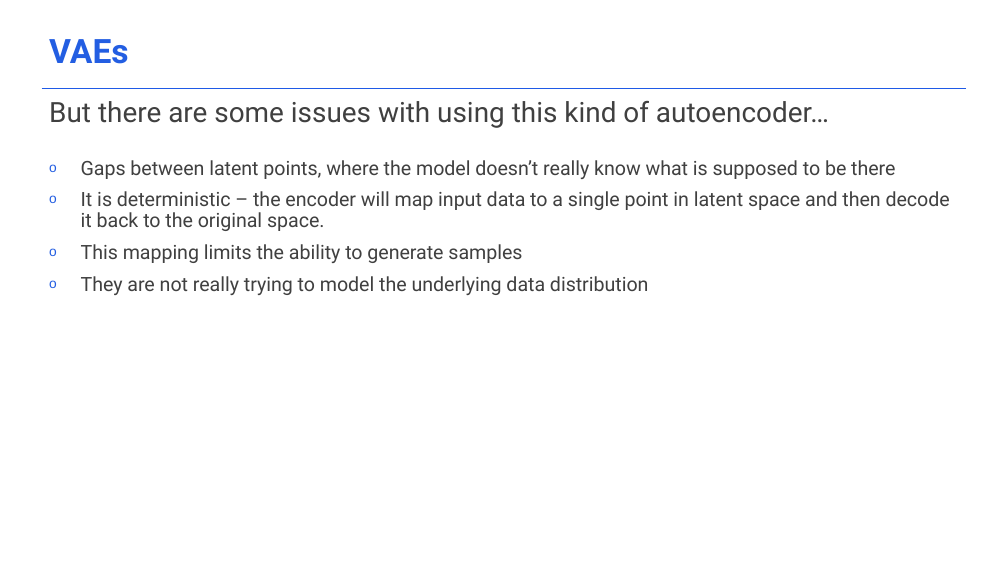
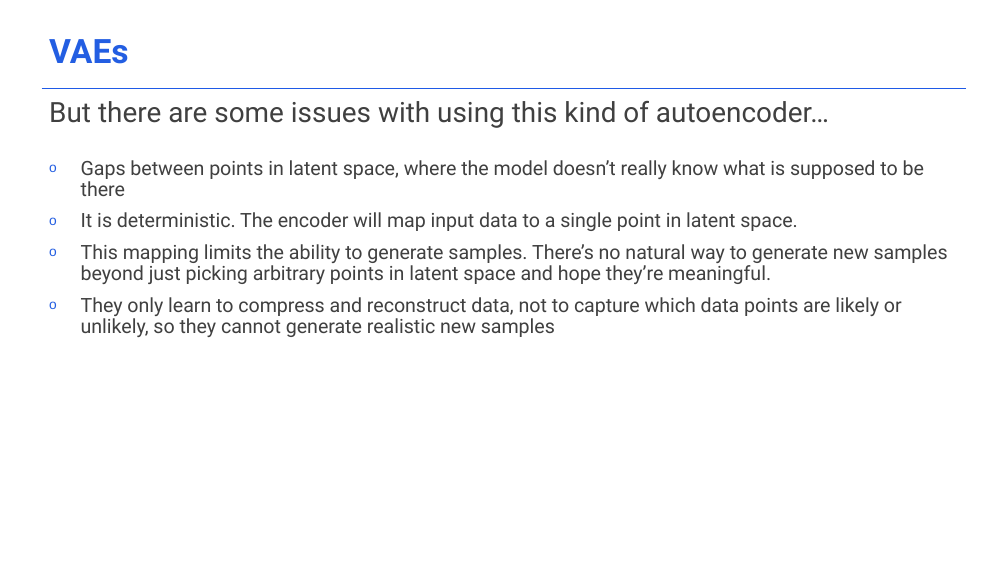
Before and after one commit to acceleratescience/diffusion-models, a slide deck: slide 7 of slides/3_Building-blocks.pptx. Drawn at 1008x567 pixels with LibreOffice and Linux fonts; fonts in the diff are those of the drawing; background and template pictures are left out. Boxes give left, top, right and bottom in pixels: in the first picture for what was removed or moved away, otherwise in the second. Text is boxed around its words. In the diff, an @@ line names an element or a change of style, - is before the commit and + after.

Commit message:
feat(slides): update VAE slides

```diff
--- a/slides/3_Building-blocks.pptx
+++ b/slides/3_Building-blocks.pptx
@@ text at bbox=[81, 160, 948, 337]: text changed @@
-o Gaps between latent points, where the model doesn’t really know what is supposed to be there
-o It is deterministic – the encoder will map input data to a single point in latent space and then decode it back to the original space.
-o This mapping limits the ability to generate samples
-o They are not really trying to model the underlying data distribution
+o Gaps between points in latent space, where the model doesn’t really know what is supposed to be there
+o It is deterministic. The encoder will map input data to a single point in latent space.
+o This mapping limits the ability to generate samples. There’s no natural way to generate new samples beyond just picking arbitrary points in latent space and hope they’re meaningful.
+o They only learn to compress and reconstruct data, not to capture which data points are likely or unlikely, so they cannot generate realistic new samples
```
Also in this commit, not shown: 2 other slides changed, 1 slide removed.
